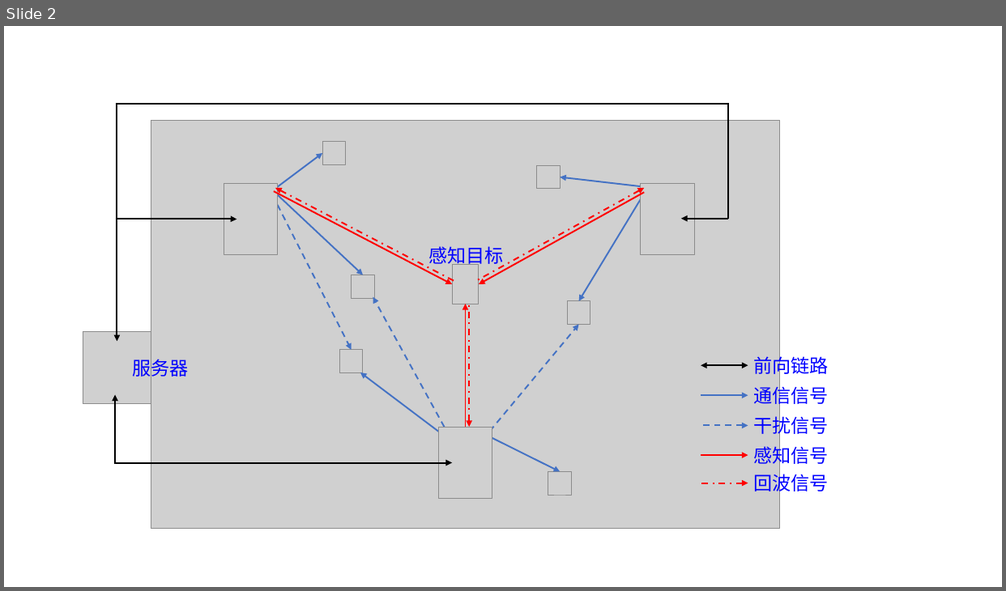
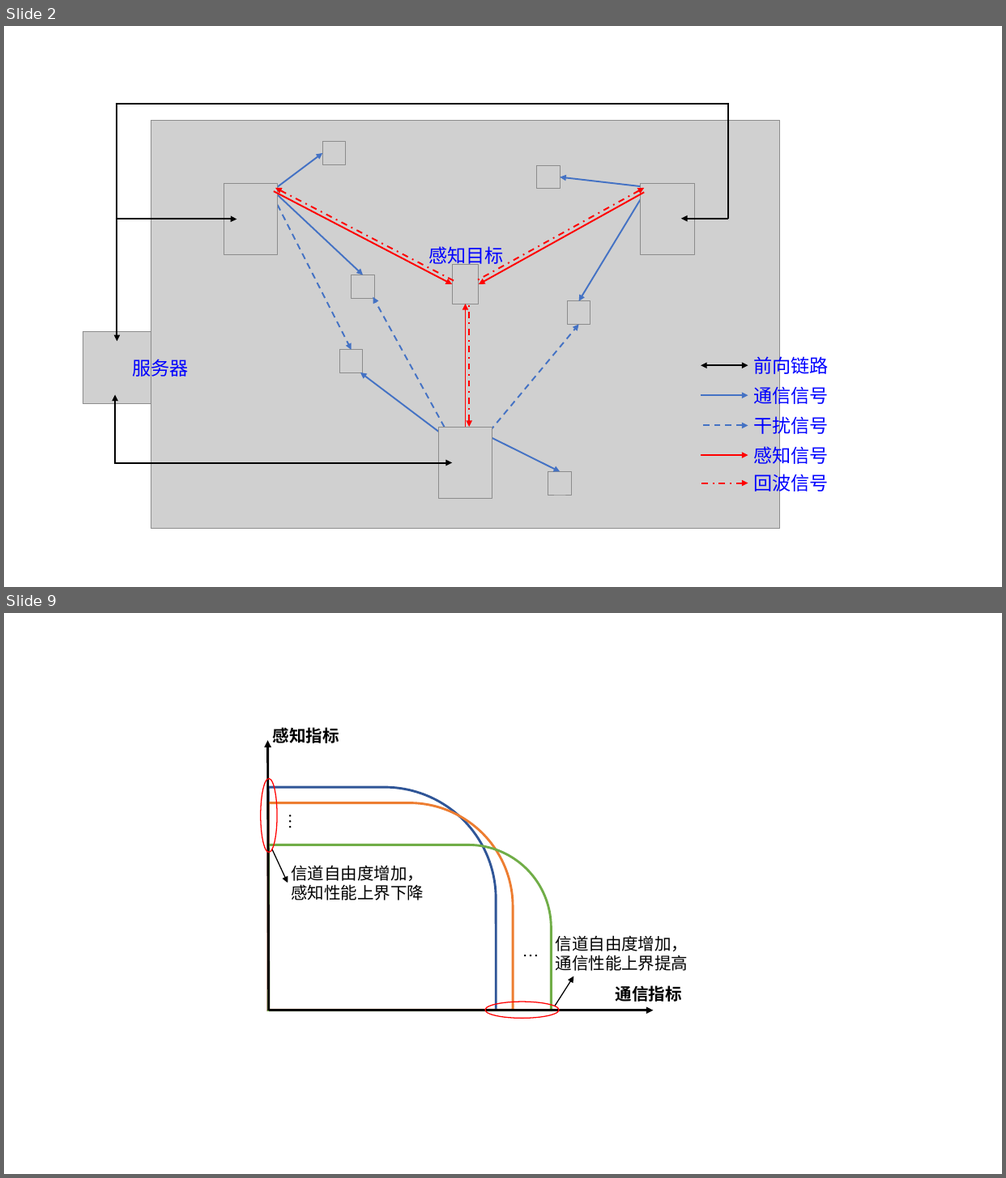
Before and after one commit to Meidong-Xia/doctor_project, a slide deck: 通感本子/2023本子-图-夏美东-20240123.pptx. Shown one above the other, each under a label of ours: slide 2 before the commit, slides 2 and 9 after it; the slides between them are not shown. The pictures are 1006x591 and 1006x1178 pixels, drawn with LibreOffice and Linux fonts; fonts in the diff are those of the drawing; grey boxes stand for pictures. Boxes give left, top, right and bottom in pixels: in the first picture for what was removed or moved away, otherwise in the second. Text is boxed around its words. In the diff, an @@ line names an element or a change of style, - is before the commit and + after.

```diff
--- a/通感本子/2023本子-图-夏美东-20240123.pptx
+++ b/通感本子/2023本子-图-夏美东-20240123.pptx
@@ slide 9 added at [4,613,1002,1174], background #FFFFFF @@
@@ text added at [273,727,339,743], 16 pt, text #000000, bold @@
+感知指标
@@ arrow added from (269, 1011) to (267, 740), #000000 2.25 pt @@
@@ ellipse added at [261,778,277,853], outline #FF0000 1 pt @@
@@ round rect added at [268,787,496,1011], outline #2F5597 2.25 pt @@
@@ round rect added at [268,803,513,1011], outline #ED7D31 2.25 pt @@
@@ text added at [285,806,309,855], 16 pt, text #000000 @@
+…
@@ round rect added at [269,845,552,1011], outline #70AD47 2.25 pt @@
@@ arrow added from (272, 850) to (288, 884), #000000 1 pt @@
@@ text added at [291,865,424,901], 16 pt, text #000000 @@
+信道自由度增加，
+感知性能上界下降
@@ text added at [515,937,560,963], 16 pt, text #000000 @@
+…
@@ text added at [556,935,688,971], 16 pt, text #000000 @@
+信道自由度增加，
+通信性能上界提高
@@ arrow added from (555, 1007) to (573, 977), #000000 1 pt @@
@@ text added at [616,986,682,1002], 16 pt, text #000000, bold @@
+通信指标
@@ arrow added from (269, 1011) to (653, 1011), #000000 2.25 pt @@
@@ ellipse added at [485,1002,559,1018], outline #FF0000 1 pt @@
```
Also in this commit, not shown: 1 slide changed, 5 other slides added, 50 other files.
